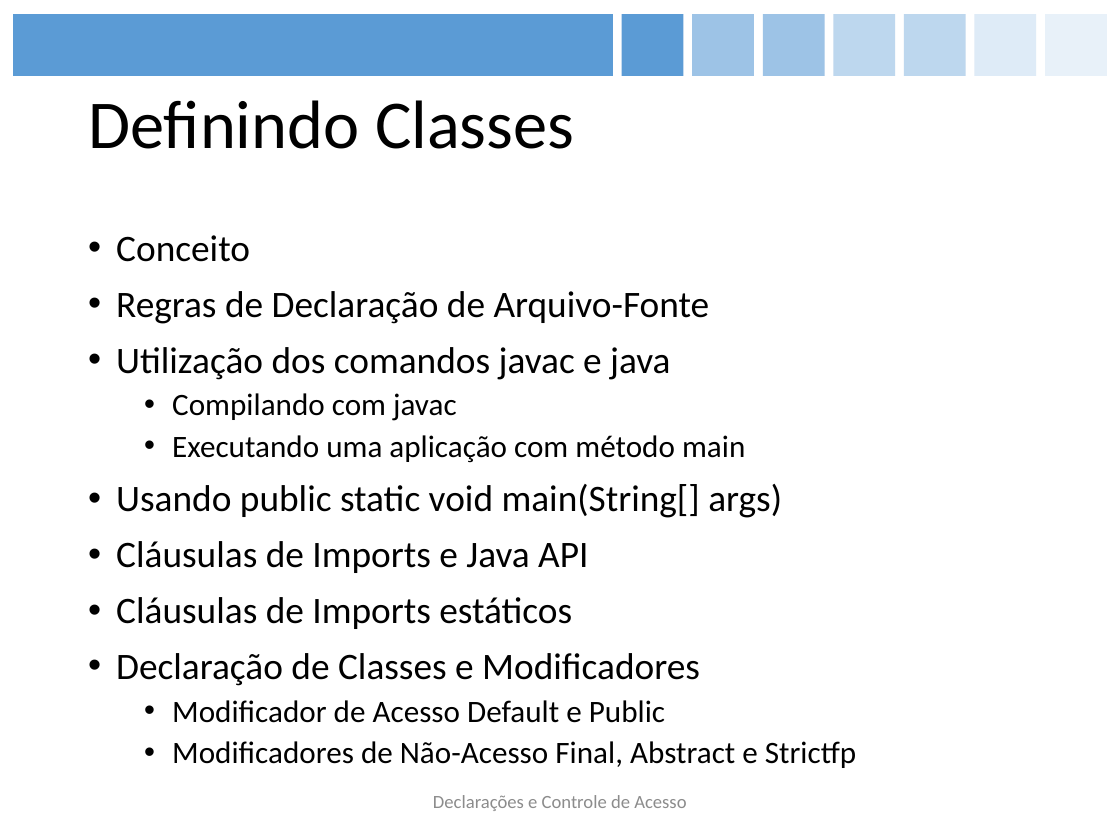
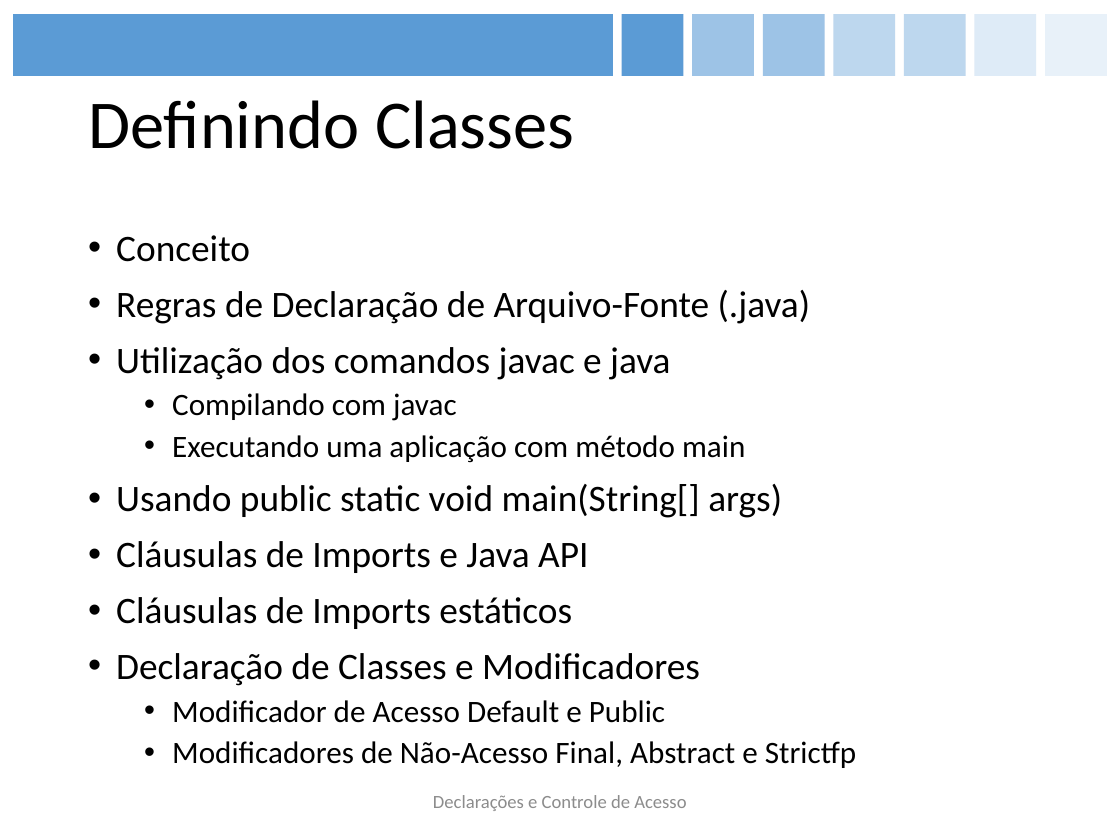
Before and after one commit to figueiredojrr/treinamentoJavaSeOcaAgosto, a slide deck: slide 11 of TreinamentoJavaSeOca/documentos/apresentação/OCA.pptx (slide 10 before the commit). Drawn at 1120x840 pixels with LibreOffice and Linux fonts; fonts in the diff are those of the drawing. Boxes give left, top, right and bottom in pixels: in the first picture for what was removed or moved away, otherwise in the second. Text is boxed around its words. In the diff, an @@ line names an element or a change of style, - is before the commit and + after.

```diff
--- a/TreinamentoJavaSeOca/documentos/apresentação/OCA.pptx
+++ b/TreinamentoJavaSeOca/documentos/apresentação/OCA.pptx
@@ text at (116, 290, 810, 324): text changed @@
-• Regras de Declaração de Arquivo-Fonte
+• Regras de Declaração de Arquivo-Fonte (.java)
```
Also in this commit, not shown: 2 other slides changed, 1 slide added.
